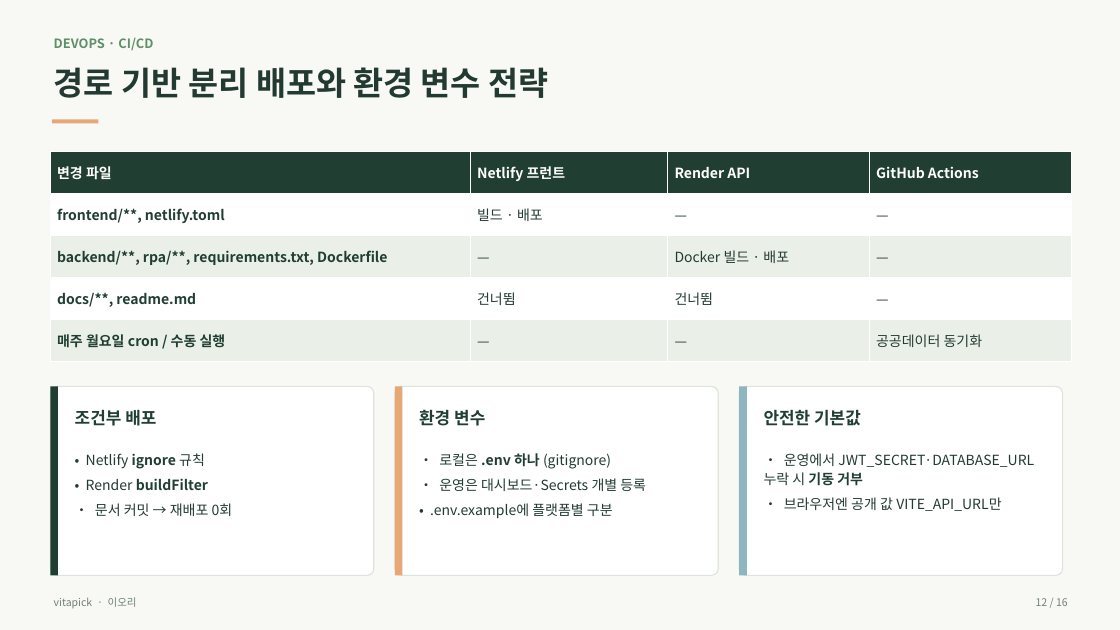
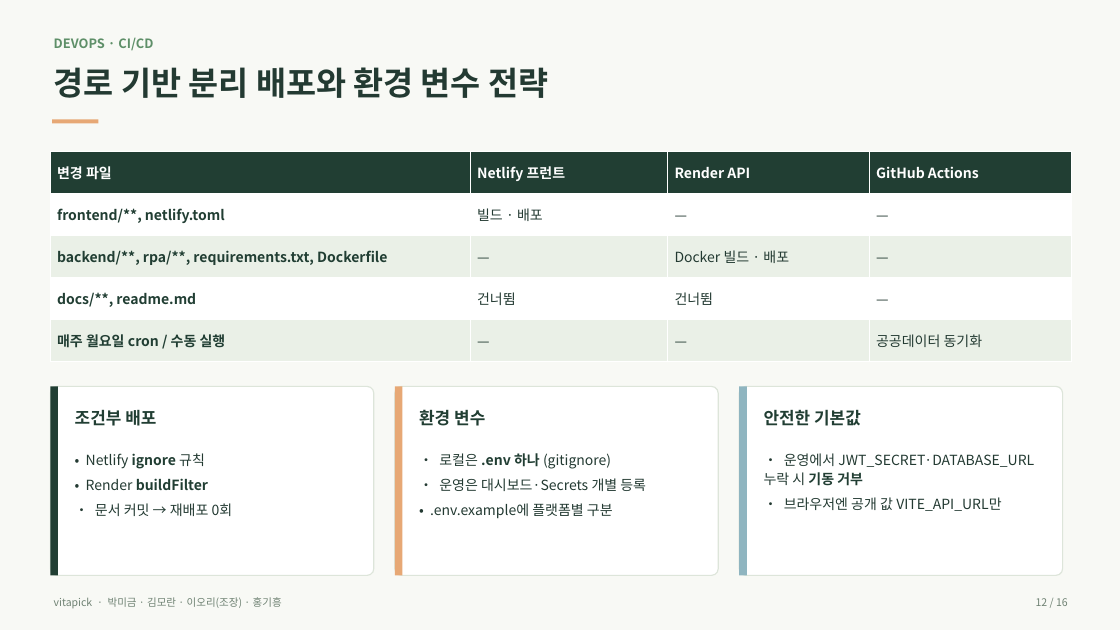
Before and after one commit to fsclass-n/vitapick, a slide deck: slide 12 of docs/프로젝트_발표자료.pptx. Drawn at 1120x630 pixels with LibreOffice and Linux fonts; fonts in the diff are those of the drawing. Boxes give left, top, right and bottom in pixels: in the first picture for what was removed or moved away, otherwise in the second. Text is boxed around its words. In the diff, an @@ line names an element or a change of style, - is before the commit and + after.

```diff
--- a/docs/프로젝트_발표자료.pptx
+++ b/docs/프로젝트_발표자료.pptx
@@ text at [54,597,282,608]: text changed @@
-vitapick · 이오리
+vitapick · 박미금 · 김모란 · 이오리(조장) · 홍기흥
```
Also in this commit, not shown: 15 other slides changed, 31 other files.
